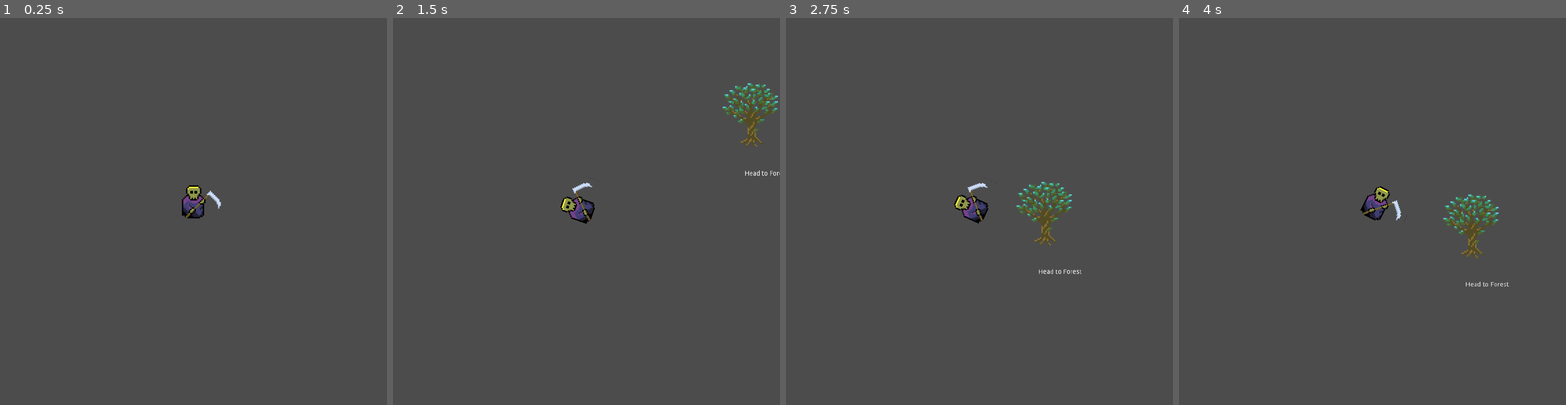
Above: before the commit, frames 1-4 (left to right).
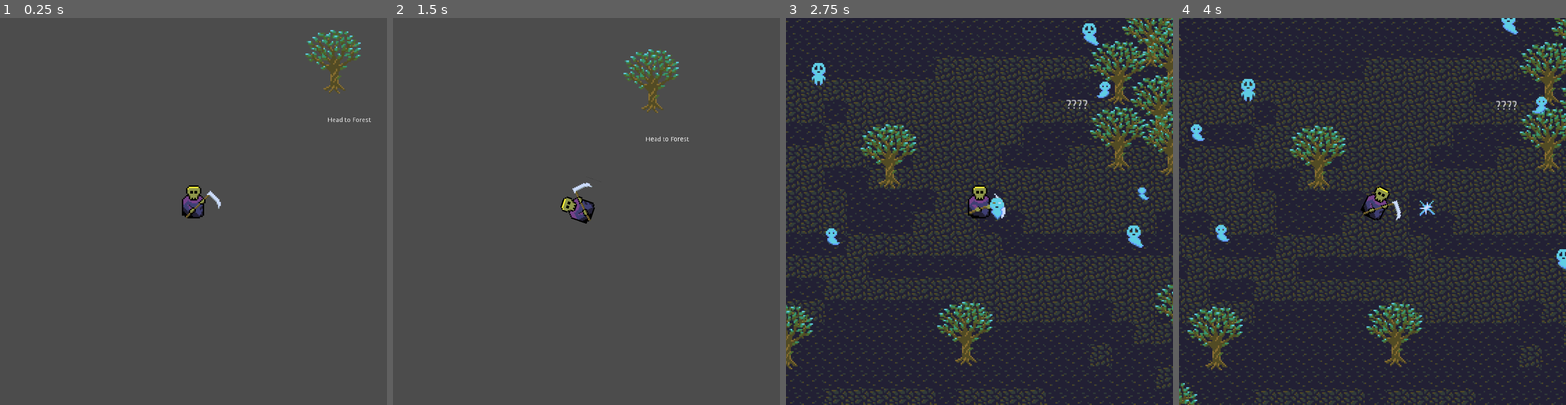
Above: after the commit, the same moments.

Repository: Tinsuit/GrimHarvester
Game: Godot game, scene res://World.tscn
Same seed, same stepped clock (60 frames per second), same inputs: the game is played once before the commit and once after it.
Inputs (mouse positions are in pixels of both pictures, inside the frame that each line leads up to):
- Up to frame 1 (0.25 s): no input
- Up to frame 2 (1.5 s): tap Enter at 0.5 s; move the mouse to (671, 192) at 0.52 s; click (671, 192) at 0.67 s; drag from (509, 230) to (752, 137) at 1.27 s
- Up to frame 3 (2.75 s): move the mouse to (1018, 126) at 2.02 s; click (1018, 126) at 2.17 s
- Up to frame 4 (4 s): drag from (1353, 288) to (1256, 153) at 2.77 s; move the mouse to (1488, 269) at 3.52 s; click (1488, 269) at 3.67 s

The runs differ from the first frame. In frame 1, 0.9% of the frame differs, in the area x 78-96%, y 3-27%; in frame 2, 1.8%; in frame 3, 99%, in the area x 0-100%, y 0-100%; in frame 4, 99%.

Commit message:
animals have directions

Diff:
--- a/project/World.tscn
+++ b/project/World.tscn
@@ -11,10 +11,10 @@
 script = ExtResource( 2 )
 
 [node name="PlayerGrim" parent="." instance=ExtResource( 1 )]
-position = Vector2( 843, 424 )
+position = Vector2( 424, 426 )
 
 [node name="Tree" parent="." instance=ExtResource( 3 )]
-position = Vector2( 1364, 232 )
+position = Vector2( 730, 160 )
 
 [node name="Label" type="Label" parent="Tree"]
 margin_left = -15.0
--- a/project/scripts/Animal.gd
+++ b/project/scripts/Animal.gd
@@ -44,6 +44,11 @@
 			$Run.wait_time = randf() + 0.8
 			$Run.start()
 
+	if dir == directions.Left:
+		player.flip_h = false
+	elif dir == directions.Right:
+		player.flip_h = true
+
 func run(speed:int):
 		translate(dir * speed)
 		position.x = clamp(position.x, -1500, 2600)
--- a/project/scripts/Spirit.gd
+++ b/project/scripts/Spirit.gd
@@ -55,6 +55,10 @@
 				dir = dirs[randi() % dirs.size()]
 		if dir == null:
 			dir = directions.values()[randi() % directions.size()]
+			if dir == directions.Left:
+				player.flip_h = false
+			elif dir == directions.Right:
+				player.flip_h = true
 		$Run.wait_time = randf() + 0.5
 		$Run.start()
 
Not shown, changed: index.html
Not shown, changed: index.pck
